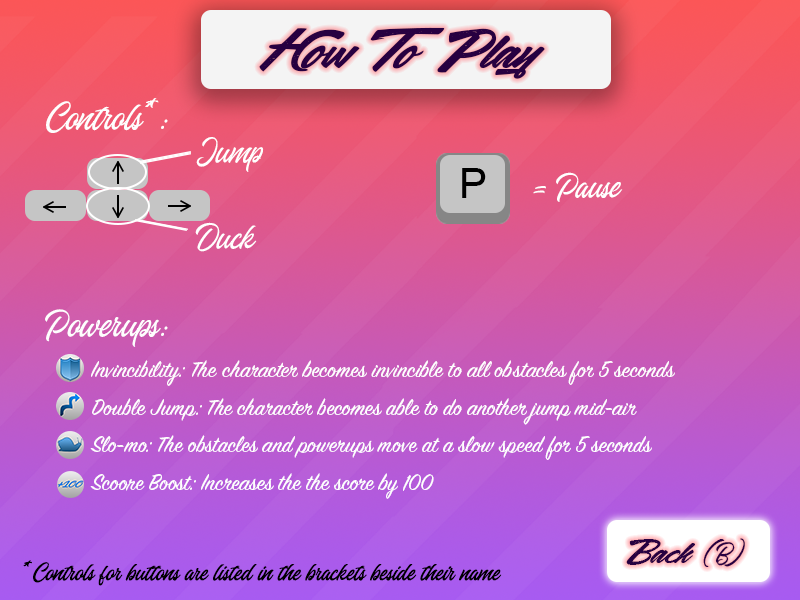
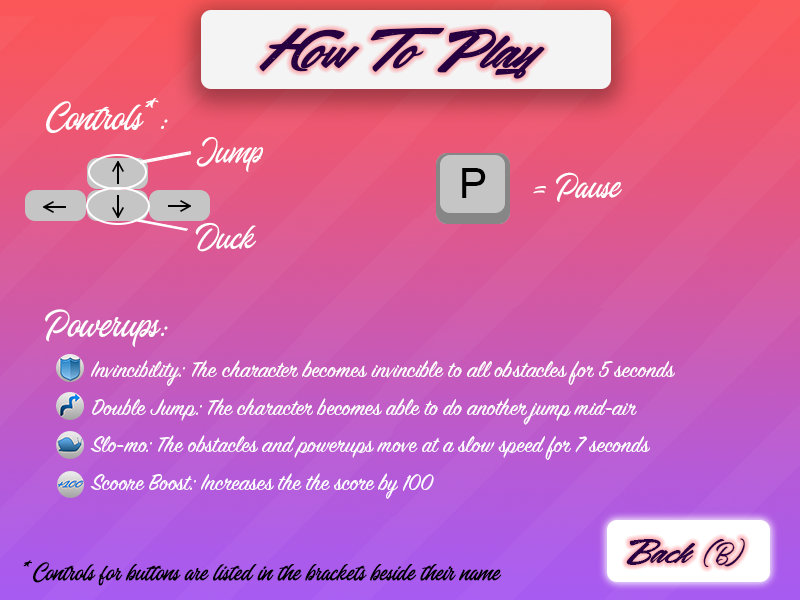
Comparing the layer stacks of the two 800 x 600 images. Changes:
painted on "Invincibility: The character becomes invincible to all obstacle" over box(575, 436, 652, 453)
painted on "Rounded Rectangle 2" over box(575, 436, 652, 453)
